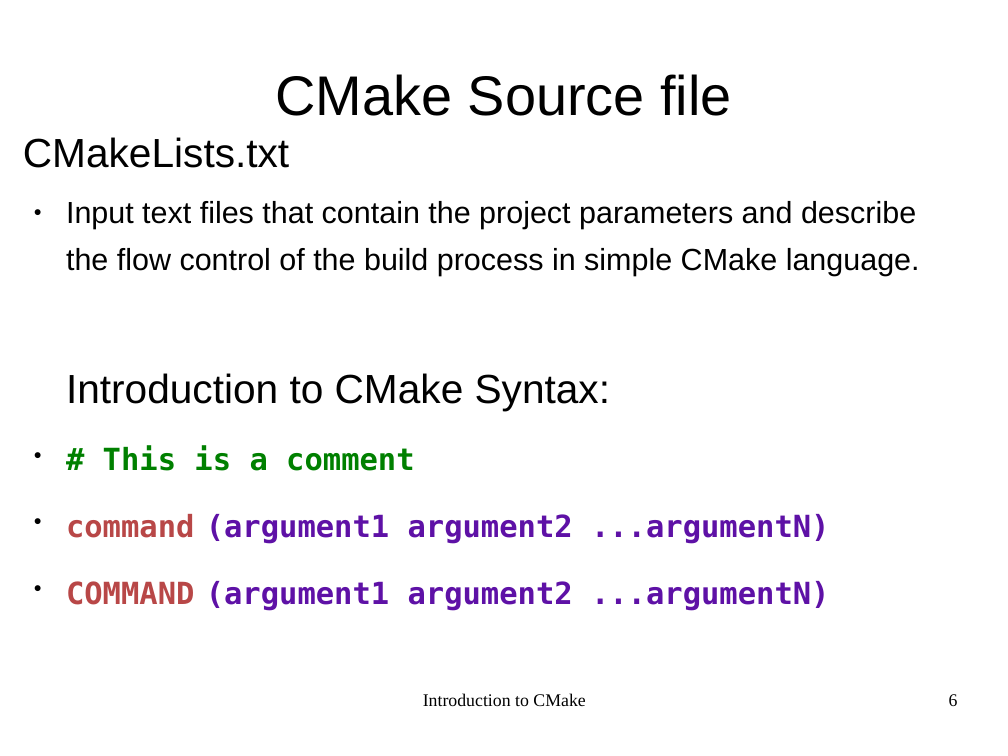
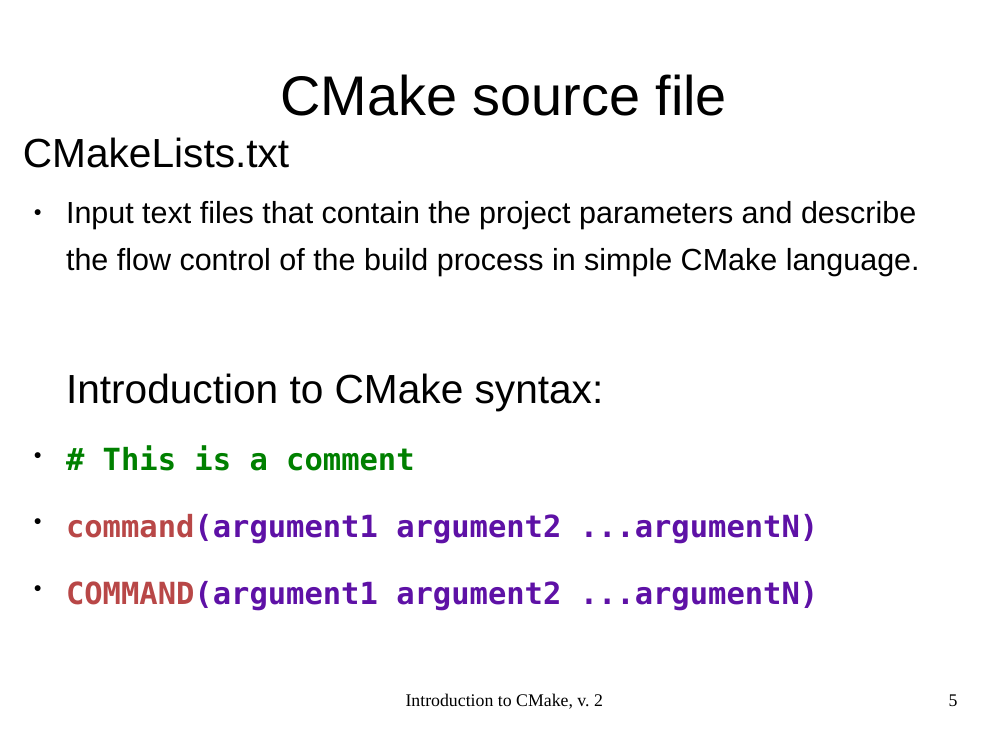
Before and after one commit to shlomif/shlomi-fish-homepage, a slide deck: slide 5 of t2/lecture/CMake/introduction_to_cmake-2.odp (slide 6 before the commit). Drawn at 1008x756 pixels with LibreOffice and Linux fonts; fonts in the diff are those of the drawing. Boxes give left, top, right and bottom in pixels: in the first picture for what was removed or moved away, otherwise in the second. Text is boxed around its words. In the diff, an @@ line names an element or a change of style, - is before the commit and + after.

```diff
--- a/t2/lecture/CMake/introduction_to_cmake-2.odp
+++ b/t2/lecture/CMake/introduction_to_cmake-2.odp
@@ title at box(280, 74, 727, 116): text changed @@
-CMake Source file
+CMake source file
@@ text at box(66, 373, 604, 411): text changed @@
-Introduction to CMake Syntax:
+Introduction to CMake syntax:
@@ text at box(66, 514, 819, 610): spaces changed @@
-● command (argument1 argument2 ...argumentN)
-● COMMAND (argument1 argument2 ...argumentN)
+● command(argument1 argument2 ...argumentN)
+● COMMAND(argument1 argument2 ...argumentN)
@@ text at box(406, 693, 603, 709): text changed @@
-Introduction to CMake
+Introduction to CMake, v. 2
@@ page number at box(949, 694, 958, 706): text changed @@
-6
+5
```
Also in this commit, not shown: 21 other slides changed, 1 slide added, 8 slides removed, 2 other files.
